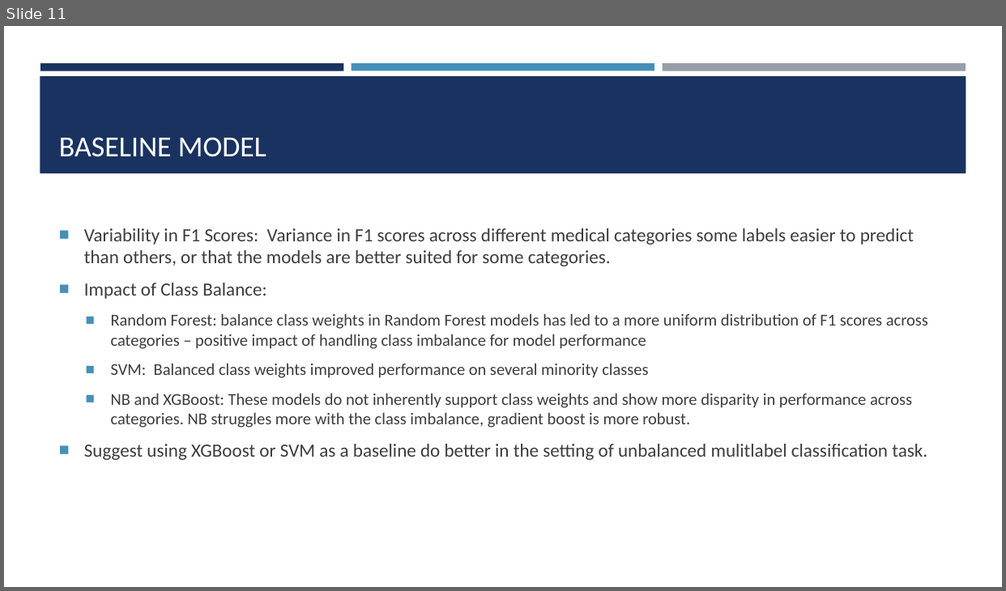
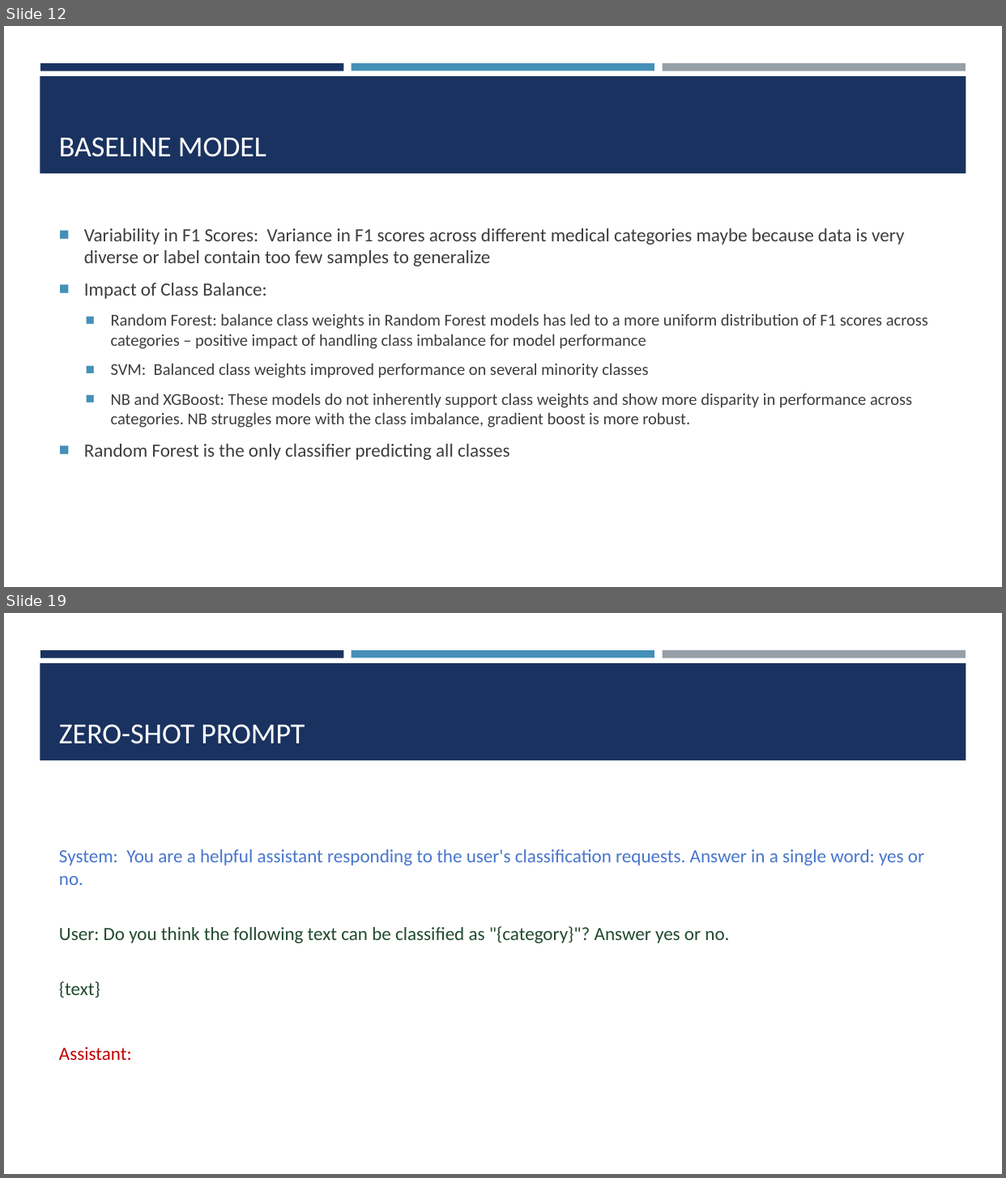
Before and after one commit to josefweibel/nlp-medical-project, a slide deck: presentations/Final Presentation.pptx. Shown one above the other, each under a label of ours: slide 11 before the commit, slides 12 and 19 after it; the slides between them are not shown. The pictures are 1006x591 and 1006x1178 pixels, drawn with LibreOffice and Linux fonts; fonts in the diff are those of the drawing. Boxes give left, top, right and bottom in pixels: in the first picture for what was removed or moved away, otherwise in the second. Text is boxed around its words. In the diff, an @@ line names an element or a change of style, - is before the commit and + after.

```diff
--- a/presentations/Final Presentation.pptx
+++ b/presentations/Final Presentation.pptx
@@ slide 19 added at <box>4,613,1002,1174</box>, background #FFFFFF; not listed: 4 template elements that a slide beside it also shows @@
@@ title added at <box>59,724,305,744</box>, 28 pt, text #FFFFFF @@
+ZERO-SHOT PROMPT
@@ text added at <box>59,850,924,1060</box>, 18 pt, text #4876CD @@
+System: You are a helpful assistant responding to the user's classification requests. Answer in a single word: yes or no.
+User: Do you think the following text can be classified as "{category}"? Answer yes or no.
+{text}
+Assistant:
@@ what was slide 11 is now slide 12 @@
@@ slide 12 changed as well @@
@@ text at <box>84,228,904,267</box>: text changed @@
-■ Variability in F1 Scores: Variance in F1 scores across different medical categories some labels easier to predict than others, or that the models are better suited for some categories.
+■ Variability in F1 Scores: Variance in F1 scores across different medical categories maybe because data is very diverse or label contain too few samples to generalize
@@ text at <box>84,444,510,460</box>: text changed @@
-■ Suggest using XGBoost or SVM as a baseline do better in the setting of unbalanced mulitlabel classification task.
+■ Random Forest is the only classifier predicting all classes
```
Also in this commit, not shown: 14 other slides changed, 13 other slides added, 1 slide removed, 2 other files.
